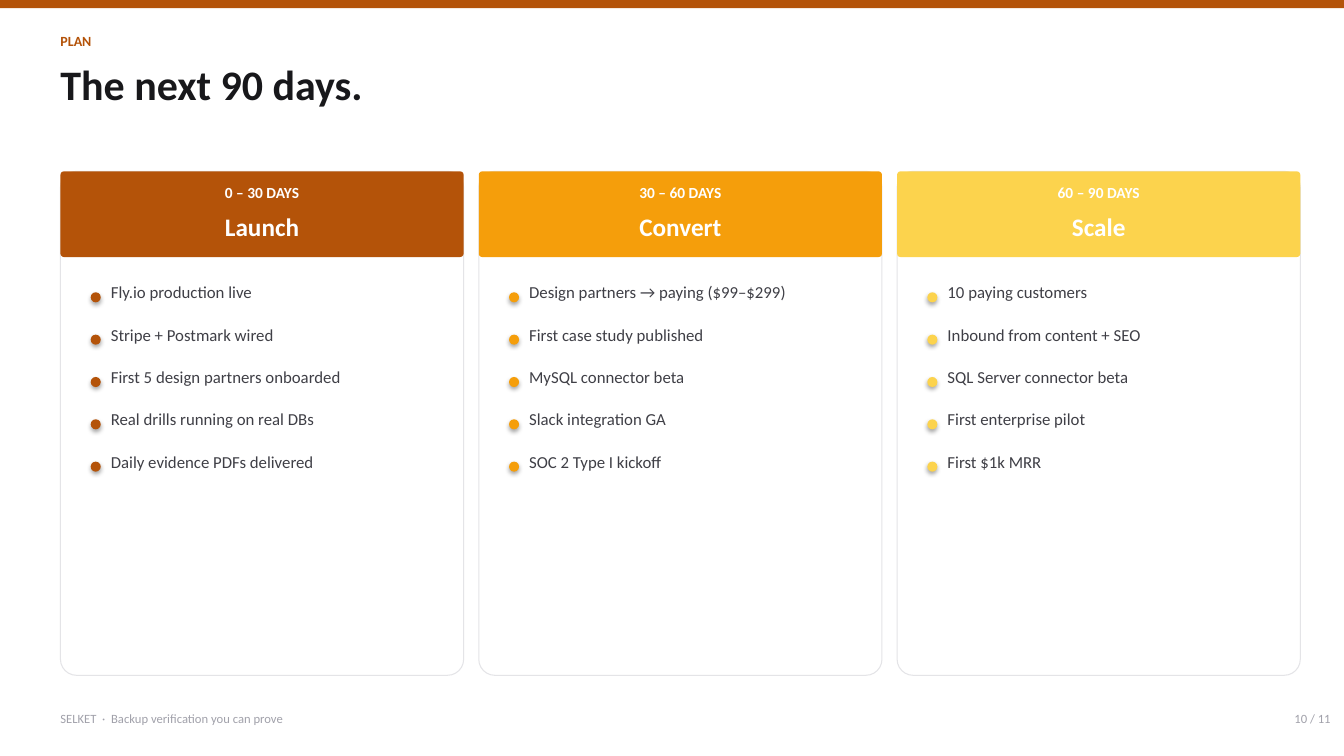
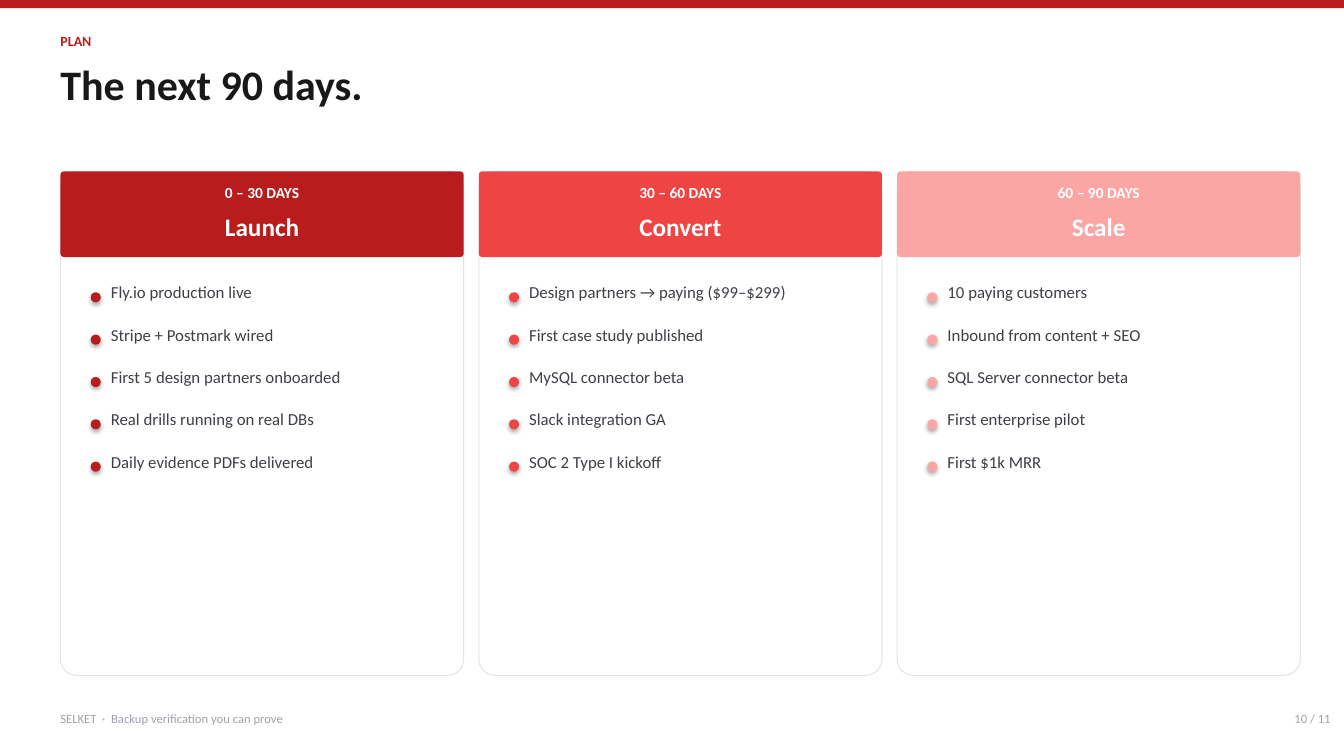
Before and after one commit to PreShotCome/Dokas, a slide deck: slide 10 of docs/presentations/Selket_Investor_Deck.pptx. Drawn at 1344x756 pixels with LibreOffice and Linux fonts; fonts in the diff are those of the drawing. Boxes give left, top, right and bottom in pixels: in the first picture for what was removed or moved away, otherwise in the second. Text is boxed around its words. In the diff, an @@ line names an element or a change of style, - is before the commit and + after.

```diff
--- a/docs/presentations/Selket_Investor_Deck.pptx
+++ b/docs/presentations/Selket_Investor_Deck.pptx
@@ text "PLAN" at bbox=[60, 37, 91, 46]: text colour #B45309 to #B91C1C @@
@@ fill #B45309 to #B91C1C in 7 elements at bbox=[0, 0, 1344, 8], bbox=[60, 171, 464, 257], bbox=[91, 292, 101, 302], bbox=[91, 335, 101, 345], bbox=[91, 377, 101, 387], bbox=[91, 419, 101, 430], bbox=[91, 462, 101, 472] @@
@@ fill #F59E0B to #EF4444 in 6 elements at bbox=[479, 171, 882, 257], bbox=[509, 292, 519, 302], bbox=[509, 335, 519, 345], bbox=[509, 377, 519, 387], bbox=[509, 419, 519, 430], bbox=[509, 462, 519, 472] @@
@@ fill #FCD34D to #FCA5A5 in 6 elements at bbox=[897, 171, 1301, 257], bbox=[928, 292, 938, 302], bbox=[928, 335, 938, 345], bbox=[928, 377, 938, 387], bbox=[928, 419, 938, 430], bbox=[928, 462, 938, 472] @@
```
Also in this commit, not shown: 10 other slides changed, 10 other files.
